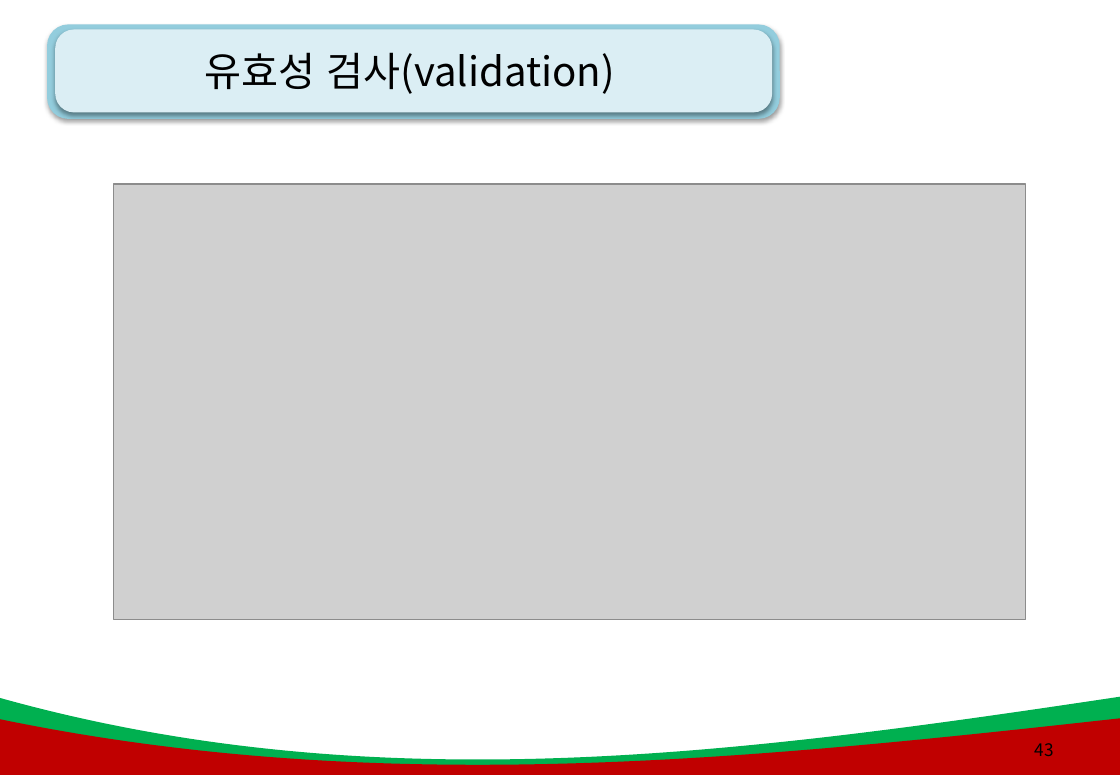
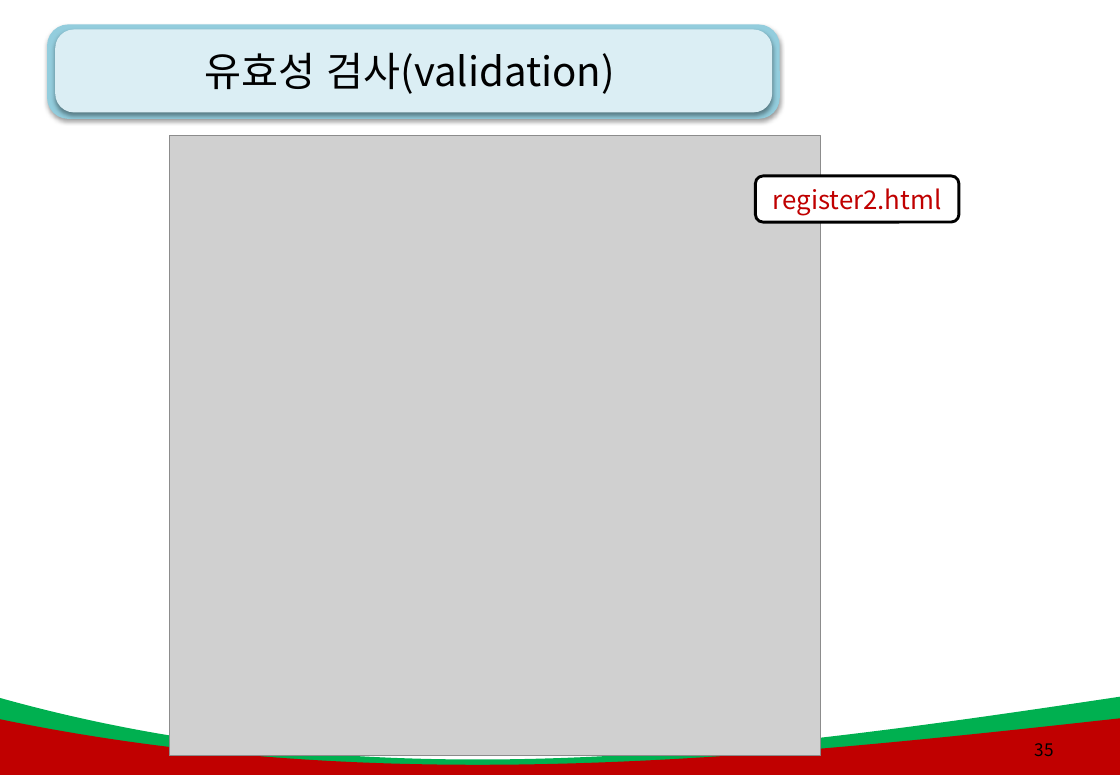
Before and after one commit to kiyongee2/green_project_web, a slide deck: slide 35 of js_ppt/8강. js_폼과 정규표현식.pptx (slide 43 before the commit). Drawn at 1120x775 pixels with LibreOffice and Linux fonts; fonts in the diff are those of the drawing; grey boxes stand for pictures; background and template pictures are left out. Boxes give left, top, right and bottom in pixels: in the first picture for what was removed or moved away, otherwise in the second. Text is boxed around its words. In the diff, an @@ line names an element or a change of style, - is before the commit and + after.

```diff
--- a/js_ppt/8강. js_폼과 정규표현식.pptx
+++ b/js_ppt/8강. js_폼과 정규표현식.pptx
@@ picture: place and size @@
-picture at (114,184,1026,619)
+picture at (170,135,821,756)
@@ rounded rectangle added at (756,176,960,222), fill #FFFFFF, outline #000000 2 pt, 18 pt, text #C00000 @@
+register2.html
@@ page number at (1034,743,1053,756): text changed @@
-43
+35
```
Also in this commit, not shown: 4 other slides changed, 6 slides removed, 24 other files.
